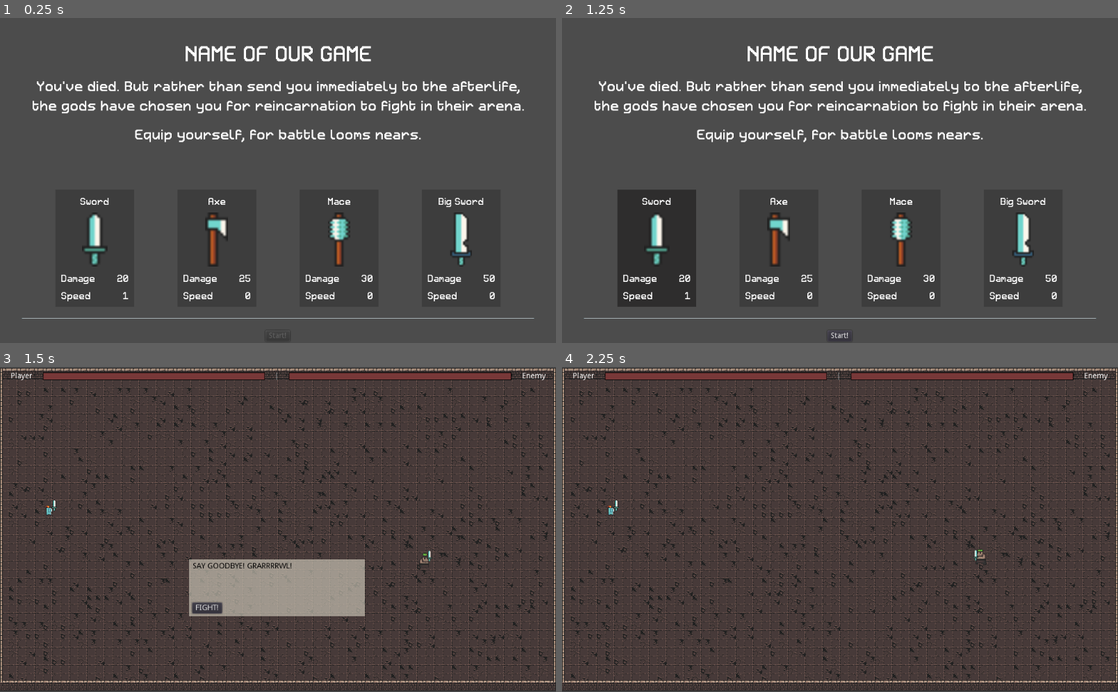
Above: before the commit, frames 1-4 (two rows, left to right).
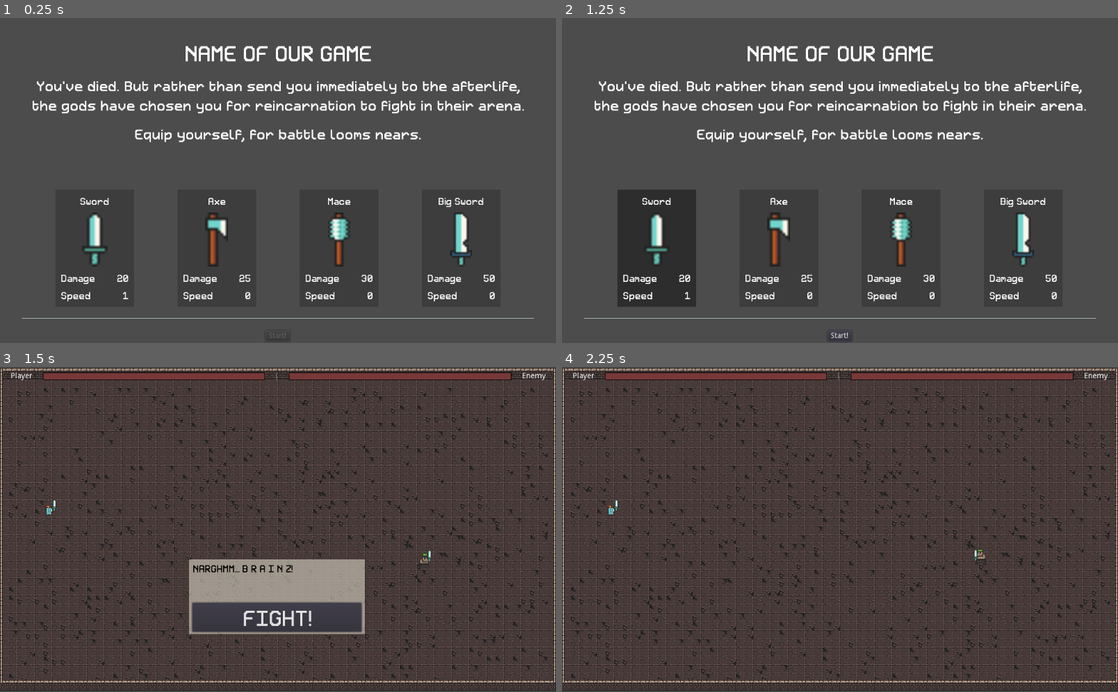
Above: after the commit, the same moments.

Repository: josephmbustamante/ludum-dare-45
Game: Godot game, scene res://Scenes/WeaponPickerScreen.tscn
Two runs of this game, one before a commit and one after it. Both use one fixed random seed, a clock stepped at 60 frames per second and the inputs below.
Inputs (mouse positions are in pixels of both pictures, inside the frame that each line leads up to):
- Up to frame 1 (0.25 s): no input
- Up to frame 2 (1.25 s): tap Enter at 0.5 s; move the mouse to (656, 248) at 0.52 s; hold Right (right) from 0.53 s (still down); click (656, 248) at 0.6 s
- Up to frame 3 (1.5 s): release Right (right) at 1.25 s; click "Start!" at 1.25 s
- Up to frame 4 (2.25 s): click "FIGHT!" at 2 s

Frames 1-2 are identical in both runs. In frame 3, 2.2% of the frame differs, in the area x 34-66%, y 60-83%; in frame 4, nothing differs.

Commit message:
Updated banter.

Diff:
--- a/Scenes/Enemies/BigDemon.tscn
+++ b/Scenes/Enemies/BigDemon.tscn
@@ -1,14 +1,14 @@
 [gd_scene load_steps=14 format=2]
 
 [ext_resource path="res://Scripts/Enemy.gd" type="Script" id=1]
-[ext_resource path="res://Assets/Sprites/big_demon_idle_anim_f0.png" type="Texture" id=2]
-[ext_resource path="res://Assets/Sprites/big_demon_idle_anim_f1.png" type="Texture" id=3]
-[ext_resource path="res://Assets/Sprites/big_demon_idle_anim_f2.png" type="Texture" id=4]
-[ext_resource path="res://Assets/Sprites/big_demon_idle_anim_f3.png" type="Texture" id=5]
-[ext_resource path="res://Assets/Sprites/big_demon_run_anim_f0.png" type="Texture" id=6]
-[ext_resource path="res://Assets/Sprites/big_demon_run_anim_f1.png" type="Texture" id=7]
-[ext_resource path="res://Assets/Sprites/big_demon_run_anim_f2.png" type="Texture" id=8]
-[ext_resource path="res://Assets/Sprites/big_demon_run_anim_f3.png" type="Texture" id=9]
+[ext_resource path="res://Assets/Sprites/big_demon_run_anim_f0.png" type="Texture" id=2]
+[ext_resource path="res://Assets/Sprites/big_demon_run_anim_f1.png" type="Texture" id=3]
+[ext_resource path="res://Assets/Sprites/big_demon_run_anim_f2.png" type="Texture" id=4]
+[ext_resource path="res://Assets/Sprites/big_demon_run_anim_f3.png" type="Texture" id=5]
+[ext_resource path="res://Assets/Sprites/big_demon_idle_anim_f0.png" type="Texture" id=6]
+[ext_resource path="res://Assets/Sprites/big_demon_idle_anim_f1.png" type="Texture" id=7]
+[ext_resource path="res://Assets/Sprites/big_demon_idle_anim_f2.png" type="Texture" id=8]
+[ext_resource path="res://Assets/Sprites/big_demon_idle_anim_f3.png" type="Texture" id=9]
 [ext_resource path="res://Scenes/Weapon.tscn" type="PackedScene" id=10]
 [ext_resource path="res://Resources/HitAnimation.tres" type="Animation" id=11]
 
@@ -16,12 +16,12 @@
 animations = [ {
 "frames": [ ExtResource( 2 ), ExtResource( 3 ), ExtResource( 4 ), ExtResource( 5 ) ],
 "loop": true,
-"name": "idle",
+"name": "run",
 "speed": 12.0
 }, {
 "frames": [ ExtResource( 6 ), ExtResource( 7 ), ExtResource( 8 ), ExtResource( 9 ) ],
 "loop": true,
-"name": "run",
+"name": "idle",
 "speed": 12.0
 } ]
 
@@ -34,6 +34,7 @@
 position = Vector2( 805, 255 )
 script = ExtResource( 1 )
 health = 300
+banter_texts = [ "Prepare to die, puny human!", "Say goodbye! Grarrrrwl!" ]
 
 [node name="AnimatedSprite" type="AnimatedSprite" parent="."]
 frames = SubResource( 1 )
--- a/Scenes/Enemies/BigZombie.tscn
+++ b/Scenes/Enemies/BigZombie.tscn
@@ -33,7 +33,7 @@
 ]]
 position = Vector2( 805, 255 )
 script = ExtResource( 1 )
-banter_texts = [ "Prepare to die, puny human!", "Say goodbye! Grarrrrwl!" ]
+banter_texts = [ "Brainzzzz...", "Narghmm... B R A I N Z!" ]
 
 [node name="AnimatedSprite" type="AnimatedSprite" parent="."]
 frames = SubResource( 1 )
--- a/Scenes/Enemies/Ogre.tscn
+++ b/Scenes/Enemies/Ogre.tscn
@@ -33,6 +33,7 @@
 ]]
 position = Vector2( 805, 255 )
 script = ExtResource( 1 )
+banter_texts = [ "I'll grind your bones to make my bread!", "Gotta job to do. Nothing personal." ]
 
 [node name="AnimatedSprite" type="AnimatedSprite" parent="."]
 frames = SubResource( 1 )
--- a/Scenes/Main.tscn
+++ b/Scenes/Main.tscn
@@ -1,9 +1,11 @@
-[gd_scene load_steps=5 format=2]
+[gd_scene load_steps=7 format=2]
 
 [ext_resource path="res://Scripts/Main.gd" type="Script" id=1]
 [ext_resource path="res://Resources/DungeonTiles.tres" type="TileSet" id=2]
 [ext_resource path="res://Scenes/Player.tscn" type="PackedScene" id=3]
 [ext_resource path="res://Scenes/BattleUI.tscn" type="PackedScene" id=4]
+[ext_resource path="res://Resources/Retron2000Small.tres" type="DynamicFont" id=5]
+[ext_resource path="res://Resources/Retron2000Title.tres" type="DynamicFont" id=6]
 
 [node name="Main" type="Node2D"]
 script = ExtResource( 1 )
@@ -55,24 +57,26 @@
 margin_left = 348.0
 margin_top = 365.0
 margin_right = 672.0
-margin_bottom = 470.0
+margin_bottom = 503.0
 color = Color( 0.788235, 0.760784, 0.705882, 0.682353 )
 
 [node name="Label" type="Label" parent="EnemyBanterBox"]
 margin_left = 7.0
 margin_top = 6.0
 margin_right = 317.0
-margin_bottom = 65.0
+margin_bottom = 75.0
+custom_fonts/font = ExtResource( 5 )
 custom_colors/font_color = Color( 0, 0, 0, 1 )
 text = "LOREM IPSUM DOLOR SIT AMET. CONSECTETEUR LRIEM."
 autowrap = true
 uppercase = true
 
 [node name="Button" type="Button" parent="EnemyBanterBox"]
-margin_left = 6.07666
-margin_top = 80.3594
-margin_right = 61.0767
-margin_bottom = 100.359
+margin_left = 6.0
+margin_top = 80.0
+margin_right = 318.0
+margin_bottom = 133.0
+custom_fonts/font = ExtResource( 6 )
 text = "FIGHT!"
 [connection signal="player_health_changed" from="Player" to="BattleUI" method="handle_player_health_changed"]
 [connection signal="pressed" from="VictoryButton" to="." method="_on_VictoryButton_pressed"]
